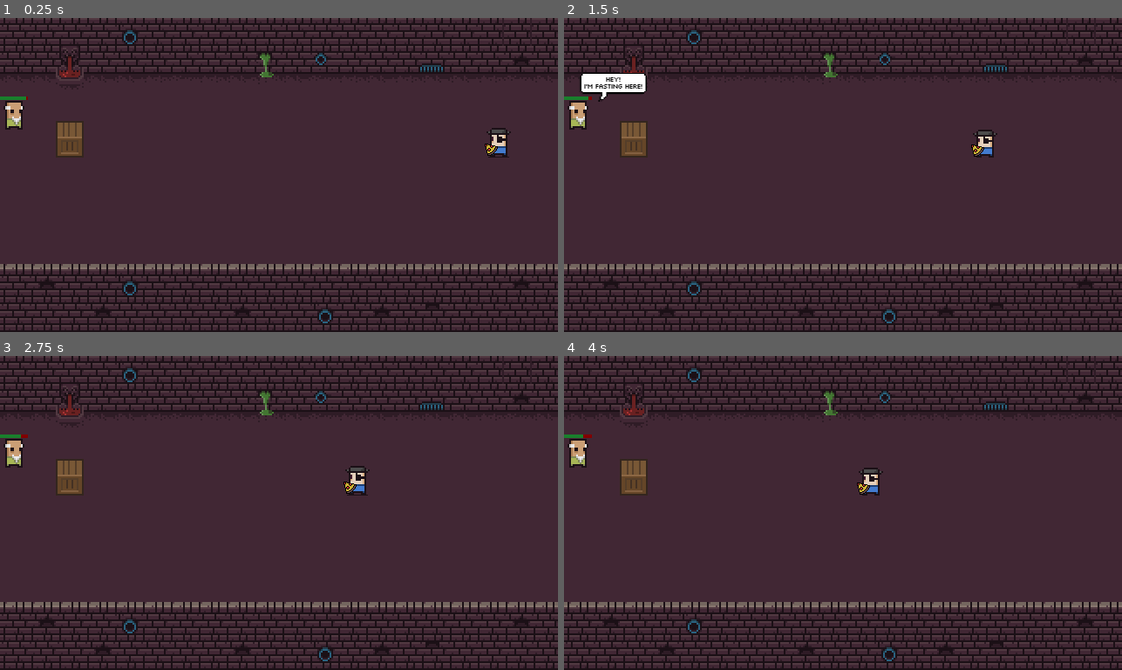
Above: before the commit, frames 1-4 (two rows, left to right).
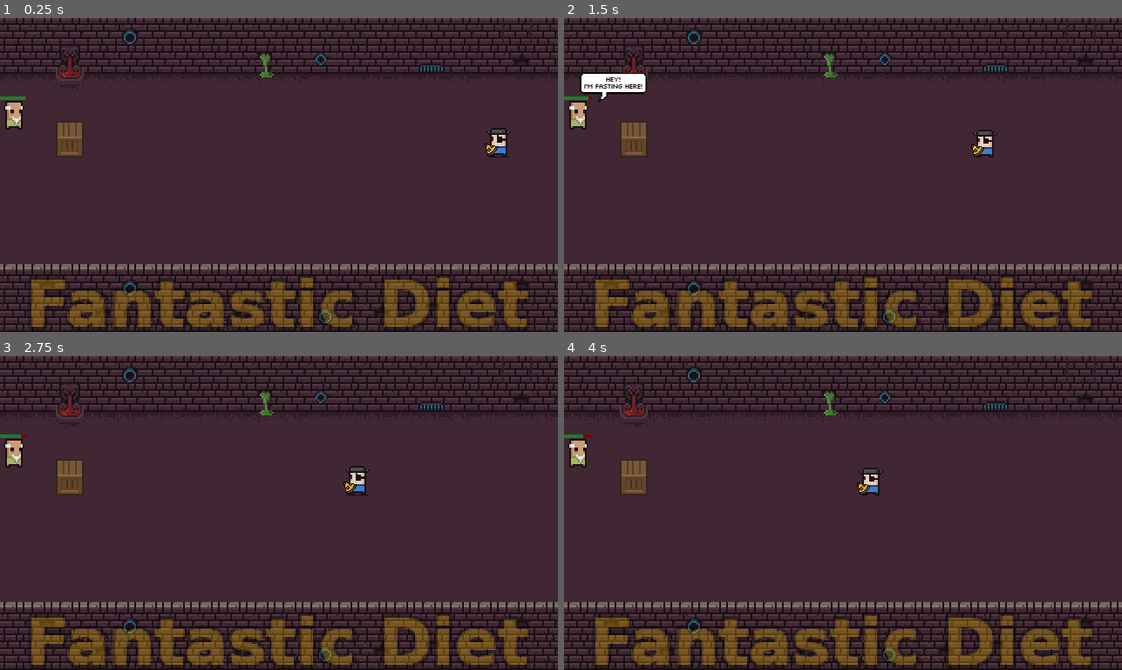
Above: after the commit, the same moments.

Repository: fantastic-jam/fantastic-diet
Game: Godot game, scene res://World.tscn
Same seed, same stepped clock (60 frames per second), same inputs: the game is played once before the commit and once after it.
Inputs (mouse positions are in pixels of both pictures, inside the frame that each line leads up to):
- Up to frame 1 (0.25 s): no input
- Up to frame 2 (1.5 s): move the mouse to (965, 159) at 0.52 s; click (965, 159) at 0.6 s; move the mouse to (731, 190) at 1.27 s; tap Space (shout_0) at 1.35 s
- Up to frame 3 (2.75 s): move the mouse to (334, 443) at 2.02 s; click (334, 443) at 2.1 s
- Up to frame 4 (4 s): move the mouse to (815, 575) at 2.77 s; tap Space (shout_0) at 2.85 s; move the mouse to (1010, 560) at 3.52 s; click (1010, 560) at 3.6 s

The runs differ from the first frame. In frame 1, 6.5% of the frame differs, in the area x 5-95%, y 82-99%; in frame 2, 6.5%; in frame 3, 6.5%; in frame 4, 6.5%.

Commit message:
title and game over assets

Diff:
--- a/World.tscn
+++ b/World.tscn
@@ -10,6 +10,7 @@
 [ext_resource path="res://assets/bubbles/hey-bubble.png" type="Texture" id=8]
 [ext_resource path="res://assets/bubbles/grunt-buble.png" type="Texture" id=9]
 [ext_resource path="res://assets/sprites/game-over.png" type="Texture" id=10]
+[ext_resource path="res://assets/sprites/title.png" type="Texture" id=11]
 
 [sub_resource type="RectangleShape2D" id=1]
 extents = Vector2( 4, 4 )
@@ -216,7 +217,18 @@
 z_index = 4096
 
 [node name="game-over" type="Sprite" parent="GameOver"]
-position = Vector2( 53.3333, 34.6667 )
-scale = Vector2( 0.0574434, 0.0574434 )
+position = Vector2( 53.3333, 26.6667 )
+scale = Vector2( 0.371579, 0.371579 )
 texture = ExtResource( 10 )
+
+[node name="TitleScreen" type="Node2D" parent="."]
+position = Vector2( 320, 326 )
+scale = Vector2( 6, 6 )
+z_index = 4096
+
+[node name="title" type="Sprite" parent="TitleScreen"]
+modulate = Color( 1, 1, 1, 0.286275 )
+scale = Vector2( 0.361111, 0.361111 )
+z_index = 4096
+texture = ExtResource( 11 )
 [connection signal="body_entered" from="Bruno/ShoutArea" to="Bruno" method="_on_ShoutArea_body_entered"]
Not shown: 1 places in World.tscn that only renumber resources
Binary file changed: assets/sprites/game-over.png
Binary file added: assets/sprites/title.png
Not shown, added: assets/sprites/title.png.import
